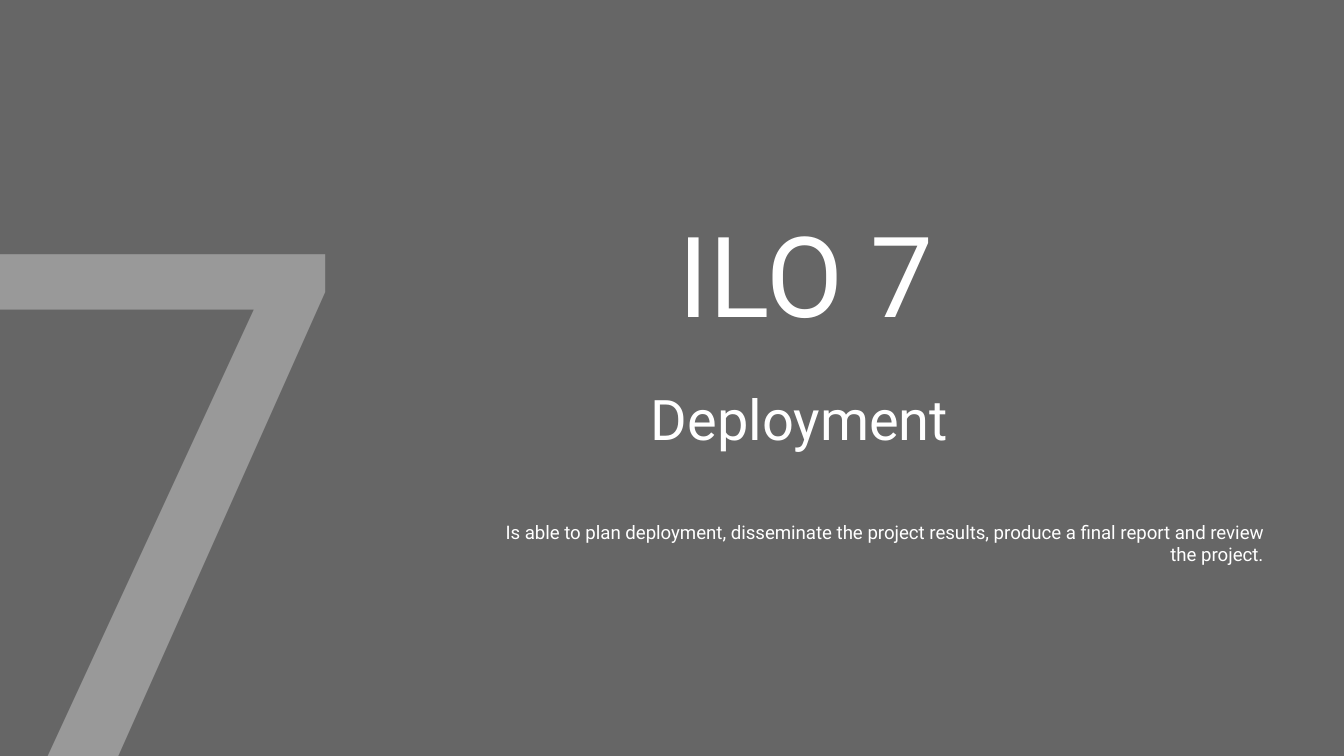
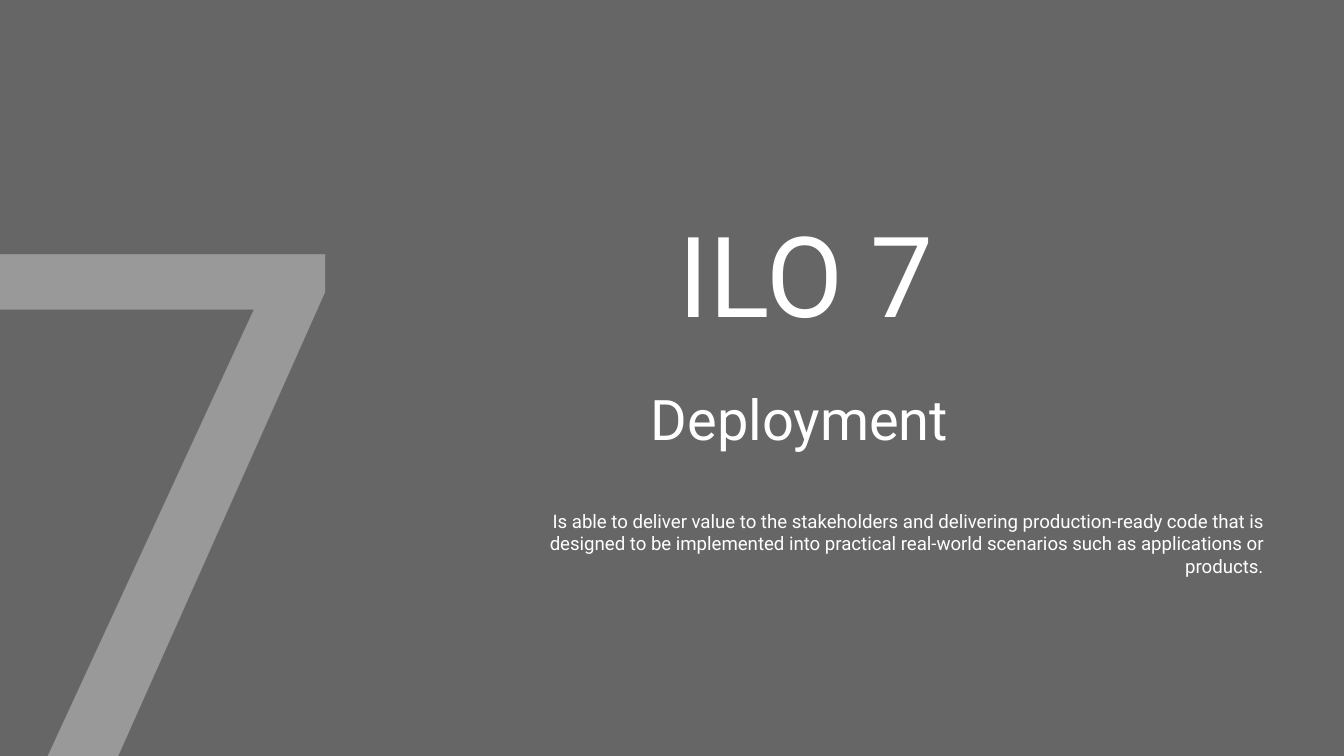
Before and after one commit to PsDragon/ADSAI_FOR_SECOND_YEARS, a slide deck: slide 43 of docs/Year1/BlockD/MS Assignment Template/Learning Log - Y1D_2022-23_ADSAI.pptx (slide 41 before the commit). Drawn at 1344x756 pixels with LibreOffice and Linux fonts; fonts in the diff are those of the drawing. Boxes give left, top, right and bottom in pixels: in the first picture for what was removed or moved away, otherwise in the second. Text is boxed around its words. In the diff, an @@ line names an element or a change of style, - is before the commit and + after.

```diff
--- a/docs/Year1/BlockD/MS Assignment Template/Learning Log - Y1D_2022-23_ADSAI.pptx
+++ b/docs/Year1/BlockD/MS Assignment Template/Learning Log - Y1D_2022-23_ADSAI.pptx
@@ subtitle at <box>550,514,1264,577</box>: text changed @@
-Is able to plan deployment, disseminate the project results, produce a final report and review the project.
+Is able to deliver value to the stakeholders and delivering production-ready code that is designed to be implemented into practical real-world scenarios such as applications or products.
```
Also in this commit, not shown: 10 other slides changed, 2 slides added, 6 other files.
